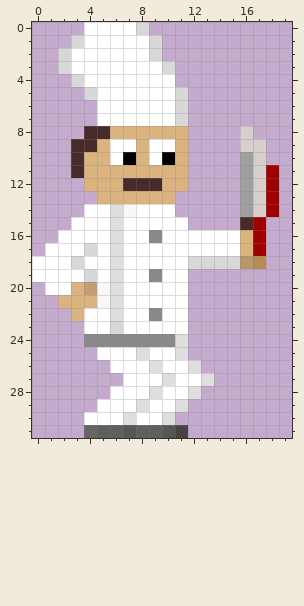
One commit to this pixel-art sprite: assets/images/player/jump.png. This is how it looked before the edit.
The file is 20x32 pixels. Colours within 5 levels of each other are drawn and written as one.
And afterwards:
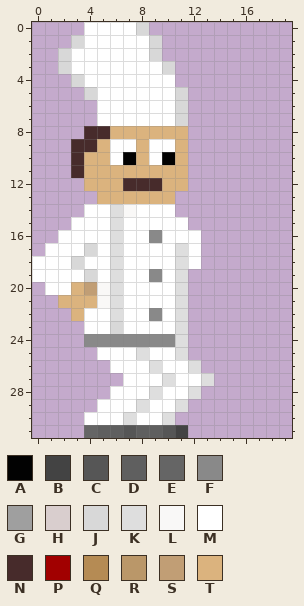
Palette (. is transparent): A #020202  B #434343  C #565656  D #5f5f5f  E #656565  F #898989  G #9f9f9f  H #d9cece  J #d8d8d8  K #dedede  L #f9f8f7  M #ffffff  N #472b2b  P #a10000  Q #b58b54  R #ba9769  S #c19e75  T #dbb37e
From old to new:
y 8: x 16 H -> .
y 9: x 16..17 HH -> ..
y 10: x 16..17 GH -> ..
y 11..14: x 16..18 GHP -> ...
y 15: x 16..17 NP -> ..
y 16: x 13..17 MMMTP -> .....
y 17: x 11 M -> K; x 13..17 MMMTP -> .....
y 18: x 11..17 MJJJJRQ -> KM.....
y 19..23: x 11 M -> K
